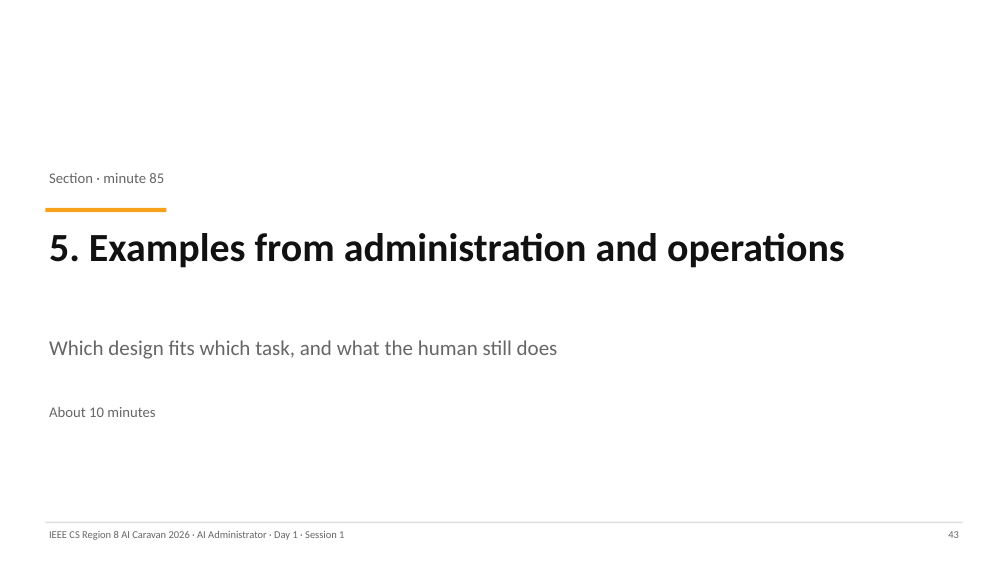
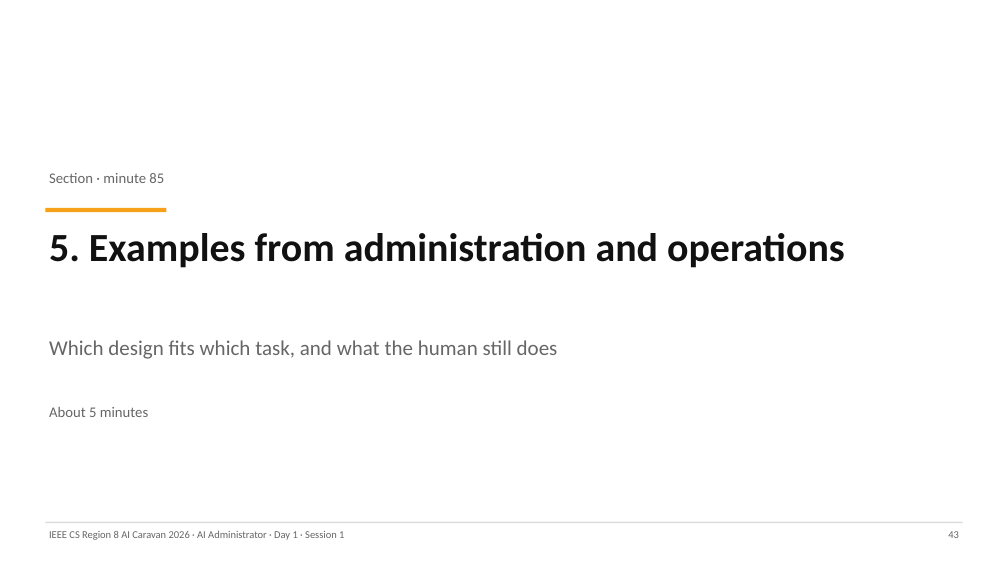
Before and after one commit to abedbanna/snippet-vault, a slide deck: slide 43 of instructor/ai-administrator/out/day1/Day1_S1_Foundations.pptx. Drawn at 1008x567 pixels with LibreOffice and Linux fonts; fonts in the diff are those of the drawing. Boxes give left, top, right and bottom in pixels: in the first picture for what was removed or moved away, otherwise in the second. Text is boxed around its words. In the diff, an @@ line names an element or a change of style, - is before the commit and + after.

```diff
--- a/instructor/ai-administrator/out/day1/Day1_S1_Foundations.pptx
+++ b/instructor/ai-administrator/out/day1/Day1_S1_Foundations.pptx
@@ text at bbox=[49, 407, 148, 417]: text changed @@
-About 10 minutes
+About 5 minutes
```
Also in this commit, not shown: 20 other slides changed, 6 slides added, 1 slide removed, 9 other files.
